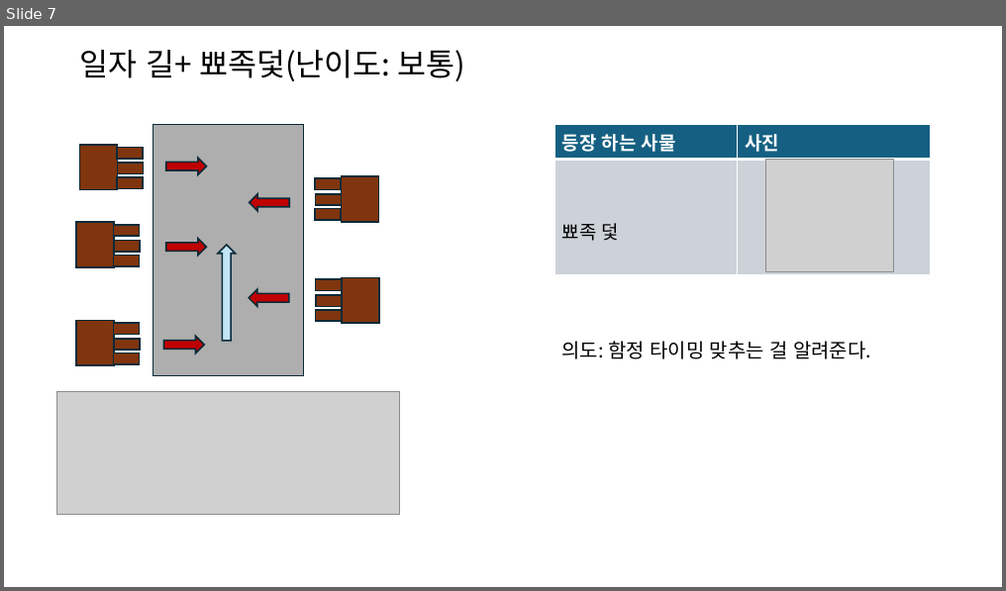
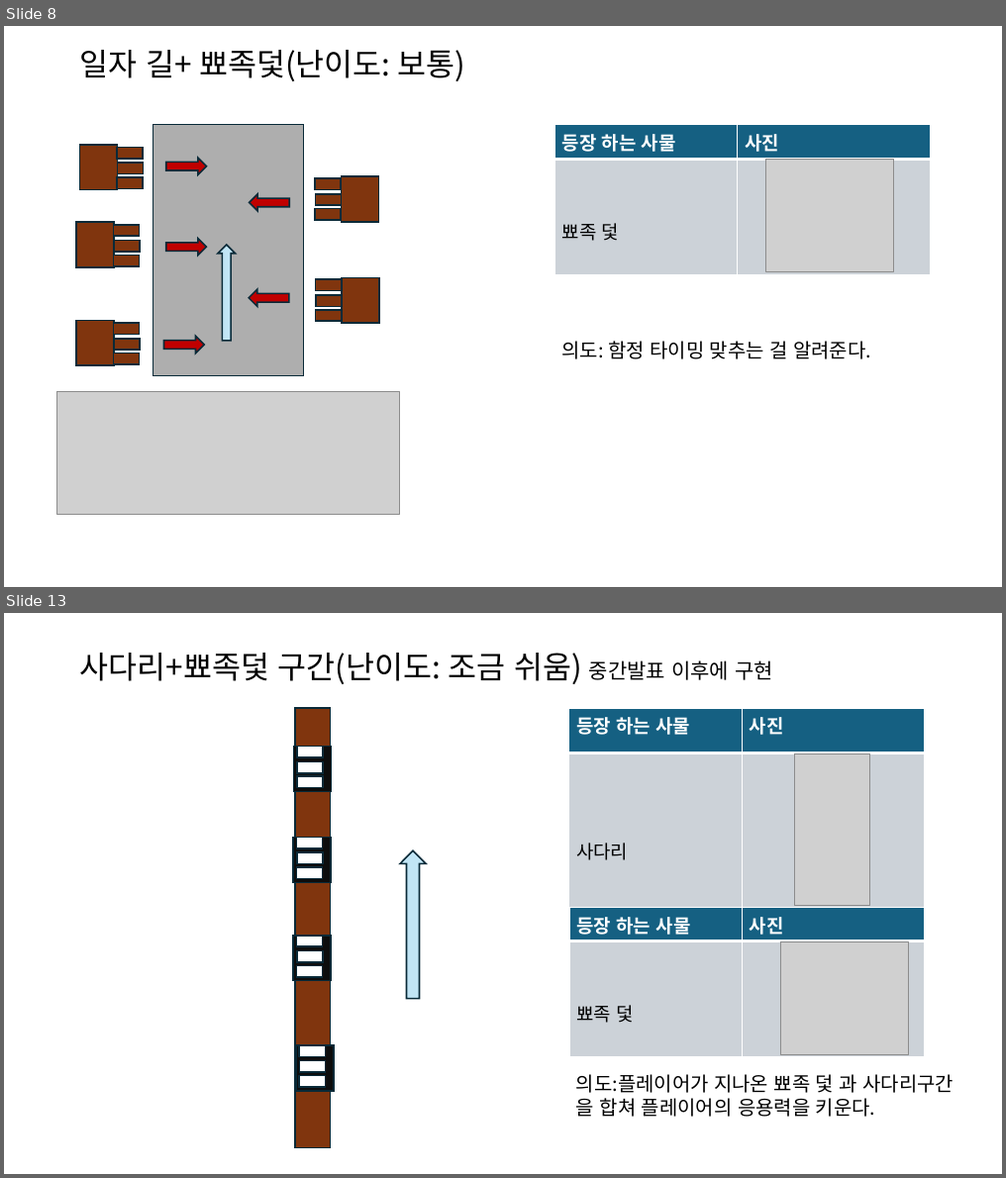
Before and after one commit to Taehyeon88/Team7_SupperUp, a slide deck: 레벨 디자인 기획서/Supper Up 레벨 만들기.pptx. Shown one above the other, each under a label of ours: slide 7 before the commit, slides 8 and 13 after it; the slides between them are not shown. The pictures are 1006x591 and 1006x1178 pixels, drawn with LibreOffice and Linux fonts; fonts in the diff are those of the drawing; grey boxes stand for pictures. Boxes give left, top, right and bottom in pixels: in the first picture for what was removed or moved away, otherwise in the second. Text is boxed around its words. In the diff, an @@ line names an element or a change of style, - is before the commit and + after.

```diff
--- a/레벨 디자인 기획서/Supper Up 레벨 만들기.pptx
+++ b/레벨 디자인 기획서/Supper Up 레벨 만들기.pptx
@@ slide 13 added at bbox=[4, 613, 1002, 1174], background #FFFFFF @@
@@ title added at bbox=[80, 653, 773, 684], 30 pt, text #000000 @@
+사다리+뾰족덫 구간(난이도: 조금 쉬움) 중간발표 이후에 구현
@@ rectangle added at bbox=[295, 708, 331, 1149], fill #80350E, outline #092A39 1.5 pt @@
@@ table added at bbox=[569, 708, 925, 907], 2 rows, 2 columns @@
+등장 하는 사물 | 사진
+사다리 | 
@@ rectangle added at bbox=[294, 747, 332, 792], fill #0D0D0D, outline #092A39 1.5 pt @@
@@ rectangle added at bbox=[297, 747, 323, 758], fill #FFFFFF, outline #092A39 1.5 pt @@
@@ picture added at bbox=[795, 754, 870, 906] @@
@@ rectangle added at bbox=[297, 761, 324, 773], fill #FFFFFF, outline #092A39 1.5 pt @@
@@ rectangle added at bbox=[297, 777, 323, 788], fill #FFFFFF, outline #092A39 1.5 pt @@
@@ rectangle added at bbox=[293, 838, 331, 883], fill #0D0D0D, outline #092A39 1.5 pt @@
@@ rectangle added at bbox=[297, 838, 323, 849], fill #FFFFFF, outline #092A39 1.5 pt @@
@@ rectangle added at bbox=[297, 853, 323, 863], fill #FFFFFF, outline #092A39 1.5 pt @@
@@ rectangle added at bbox=[297, 867, 323, 878], fill #FFFFFF, outline #092A39 1.5 pt @@
@@ right arrow added at bbox=[401, 851, 426, 998], fill #C1E5F5, outline #092A39 1.5 pt @@
@@ table added at bbox=[569, 907, 925, 1057], 2 rows, 2 columns @@
+등장 하는 사물 | 사진
+뾰족 덫 | 
@@ rectangle added at bbox=[293, 936, 331, 981], fill #0D0D0D, outline #092A39 1.5 pt @@
@@ rectangle added at bbox=[297, 936, 323, 947], fill #FFFFFF, outline #092A39 1.5 pt @@
@@ rectangle added at bbox=[297, 952, 323, 962], fill #FFFFFF, outline #092A39 1.5 pt @@
@@ rectangle added at bbox=[297, 965, 323, 977], fill #FFFFFF, outline #092A39 1.5 pt @@
@@ picture added at bbox=[781, 942, 908, 1055] @@
@@ rectangle added at bbox=[296, 1046, 334, 1091], fill #0D0D0D, outline #092A39 1.5 pt @@
@@ rectangle added at bbox=[299, 1046, 325, 1057], fill #FFFFFF, outline #092A39 1.5 pt @@
@@ rectangle added at bbox=[299, 1075, 325, 1087], fill #FFFFFF, outline #092A39 1.5 pt @@
@@ rectangle added at bbox=[300, 1061, 326, 1072], fill #FFFFFF, outline #092A39 1.5 pt @@
@@ text added at bbox=[576, 1074, 954, 1117], 19 pt, text #000000 @@
+의도:플레이어가 지나온 뾰족 덫 과 사다리구간
+을 합쳐 플레이어의 응용력을 키운다.
@@ what was slide 7 is now slide 8 @@
```
Also in this commit, not shown: 1 slide changed, 10 other slides added.
